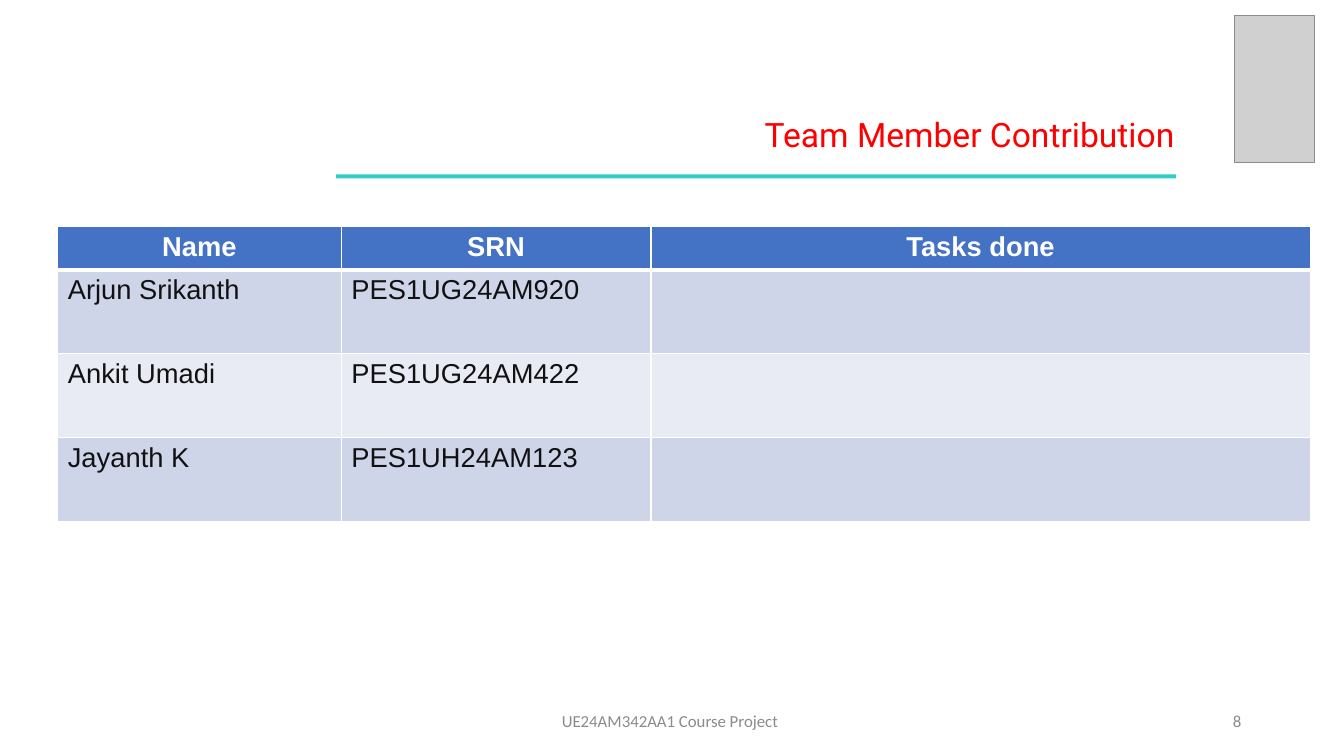
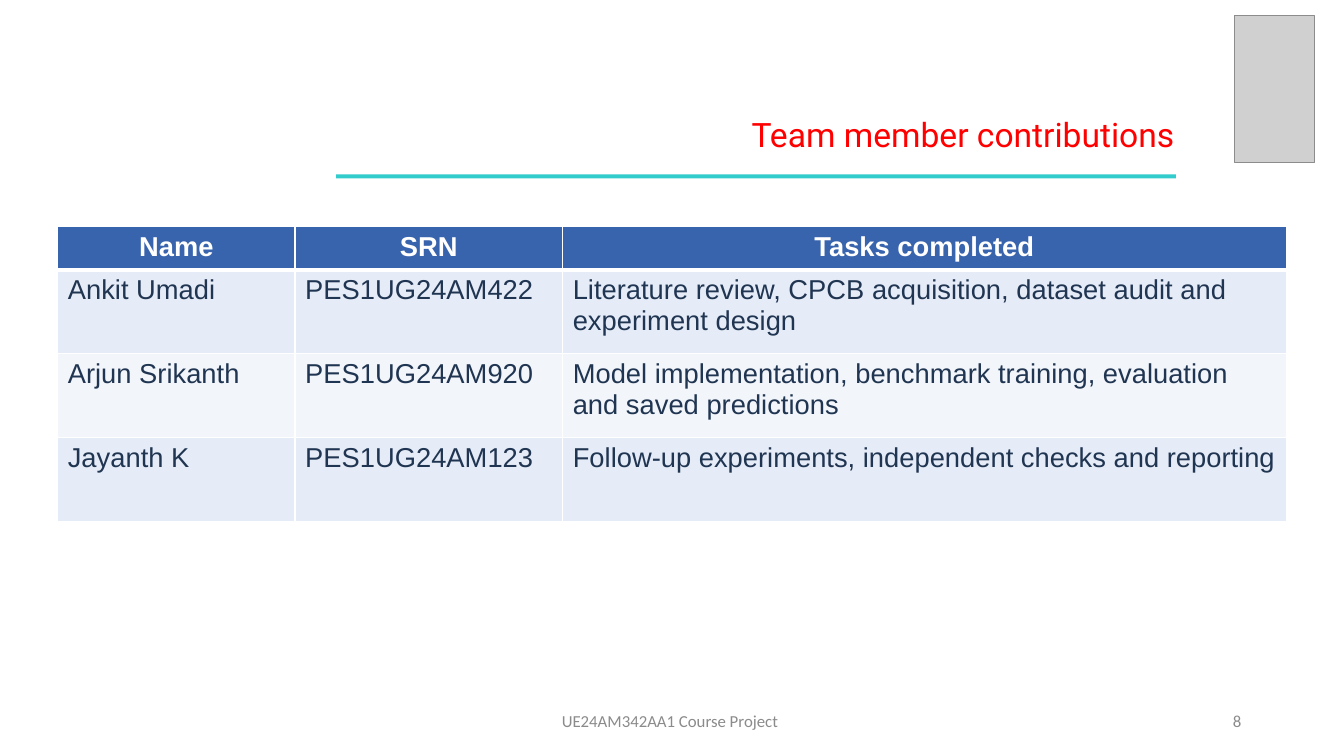
Before and after one commit to arjunsrikanthh/afml-course-project, a slide deck: slide 8 of slides/AFML_Final_Presentation.pptx. Drawn at 1344x756 pixels with LibreOffice and Linux fonts; fonts in the diff are those of the drawing; grey boxes stand for pictures. Boxes give left, top, right and bottom in pixels: in the first picture for what was removed or moved away, otherwise in the second. Text is boxed around its words. In the diff, an @@ line names an element or a change of style, - is before the commit and + after.

```diff
--- a/slides/AFML_Final_Presentation.pptx
+++ b/slides/AFML_Final_Presentation.pptx
@@ text at [752, 121, 1174, 148]: text changed @@
-Team Member Contribution
+Team member contributions
@@ table at [57, 227, 1287, 595] @@
-row 1, column 3: Tasks done
+row 1, column 3: Tasks completed
-row 2: Arjun Srikanth | PES1UG24AM920 | 
+row 2: Ankit Umadi | PES1UG24AM422 | Literature review, CPCB acquisition, dataset audit and experiment design
-row 3: Ankit Umadi | PES1UG24AM422 | 
+row 3: Arjun Srikanth | PES1UG24AM920 | Model implementation, benchmark training, evaluation and saved predictions
-row 4, column 2: PES1UH24AM123
+row 4, column 2: PES1UG24AM123
-row 4, column 3: 
+row 4, column 3: Follow-up experiments, independent checks and reporting
@@ fill #4472C4 to #3864AE in row 1 @@
@@ fill #CFD5EA to #E5EBF7 in 6 cells @@
@@ fill #E9EBF5 to #F2F5FA in row 3 @@
@@ text colour #111111 to #203551 in "Jayanth K" @@
@@ table: place and size @@
-table at [57, 227, 1310, 589]
+table at [57, 227, 1287, 595]
```
Also in this commit, not shown: 5 other slides changed, 8 slides added, 6 slides removed, 35 other files.
